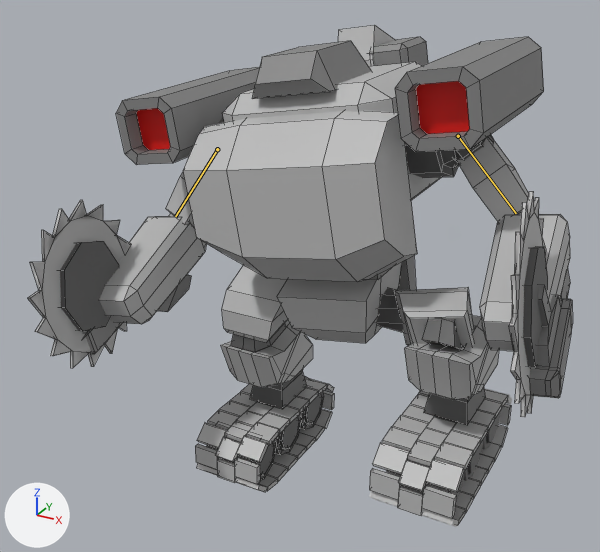
Before and after pictures for a commit that changed the FBX model Assets/Models/treadnaught.fbx.
The view is the same before and after, from a 50 mm lens placed at (1.36, -2.96, 1.41), pointed at (-0.14, -0.23, 0.04). The lights are fixed; the arrows at lower left show +X, +Y and +Z. Both versions are drawn at frame 11 of the action 'Armature|StompRight'; the numbers are the values there. The bones that change are drawn over the model as lines. Mesh edges are drawn as thin lines on the coarser meshes.
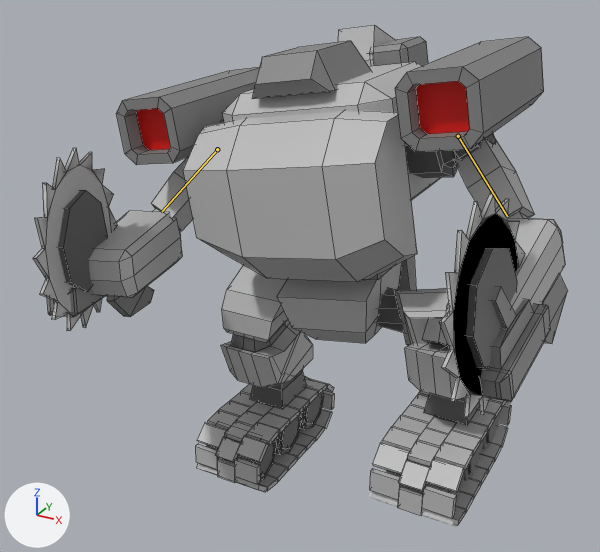
The change in detail:
Bone 'Bone.002.L' (bone_bone_002_l) turns from (14, -14, -2) to (21, -7, -3) degrees about its own x, y and z.
Bone 'Bone.002.R' (bone_bone_002_r) turns from (18, 9, 1) to (40, 8, 3) degrees about its own x, y and z.

Location of each change, (x1, y1, x2, y2) in pixels of the pictures (600 x 552 px):
'Cube.035', posed (19% narrower, 9% taller)
    before: (28, 200, 132, 368)
    after: (33, 148, 117, 331)
'Cube.036', posed (126% wider)
    before: (509, 191, 546, 417)
    after: (440, 192, 525, 417)
'Cube.029', posed (13% narrower, 19% shorter)
    before: (99, 217, 206, 324)
    after: (89, 211, 182, 298)
'Cube.030', posed
    before: (480, 214, 570, 351)
    after: (446, 217, 565, 314)
'Cube.042', posed (58% wider)
    before: (529, 285, 573, 398)
    after: (480, 286, 550, 402)
'Cube.039', posed (15% narrower, 13% taller)
    before: (60, 241, 119, 331)
    after: (58, 190, 108, 292)
'Cube.040', posed
    before: (512, 246, 548, 367)
    after: (466, 248, 517, 368)
'Cube.024', posed
    before: (457, 137, 529, 222)
    after: (455, 139, 535, 218)
'Cube.022', posed
    before: (166, 173, 194, 225)
    after: (152, 157, 193, 231)
'Cube.041', posed
    before: (85, 318, 122, 354)
    after: (47, 286, 105, 317)
'Cube.037', posed
    before: (157, 274, 191, 312)
    after: (107, 286, 154, 317)
'Cube.038', posed
    before: (560, 270, 570, 299)
    after: (542, 274, 568, 344)
'Cube.028', posed (7% wider)
    before: (453, 134, 494, 163)
    after: (452, 133, 496, 161)
bone 'Bone.002.L', root to tip
    before: (458, 136) to (516, 213)
    after: (458, 136) to (507, 216)
bone 'Bone.002.R', root to tip
    before: (217, 149) to (175, 216)
    after: (217, 149) to (162, 211)
